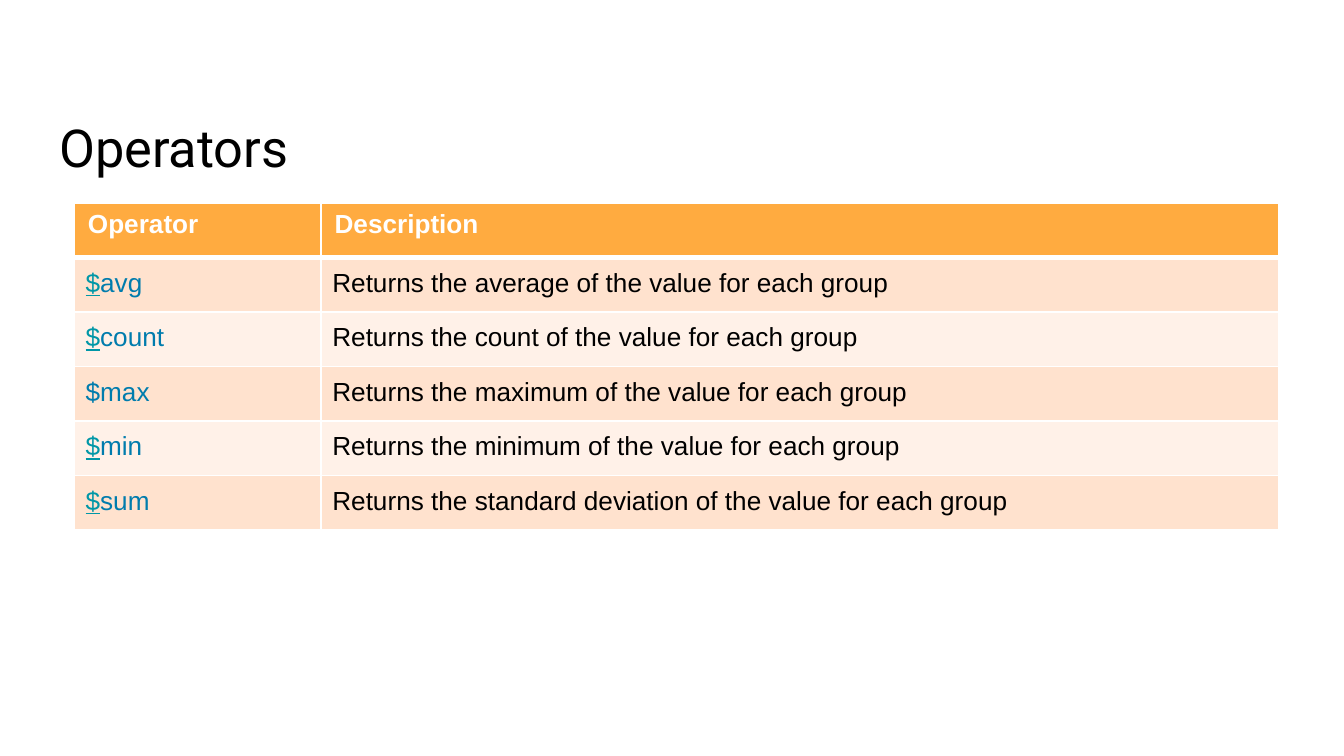
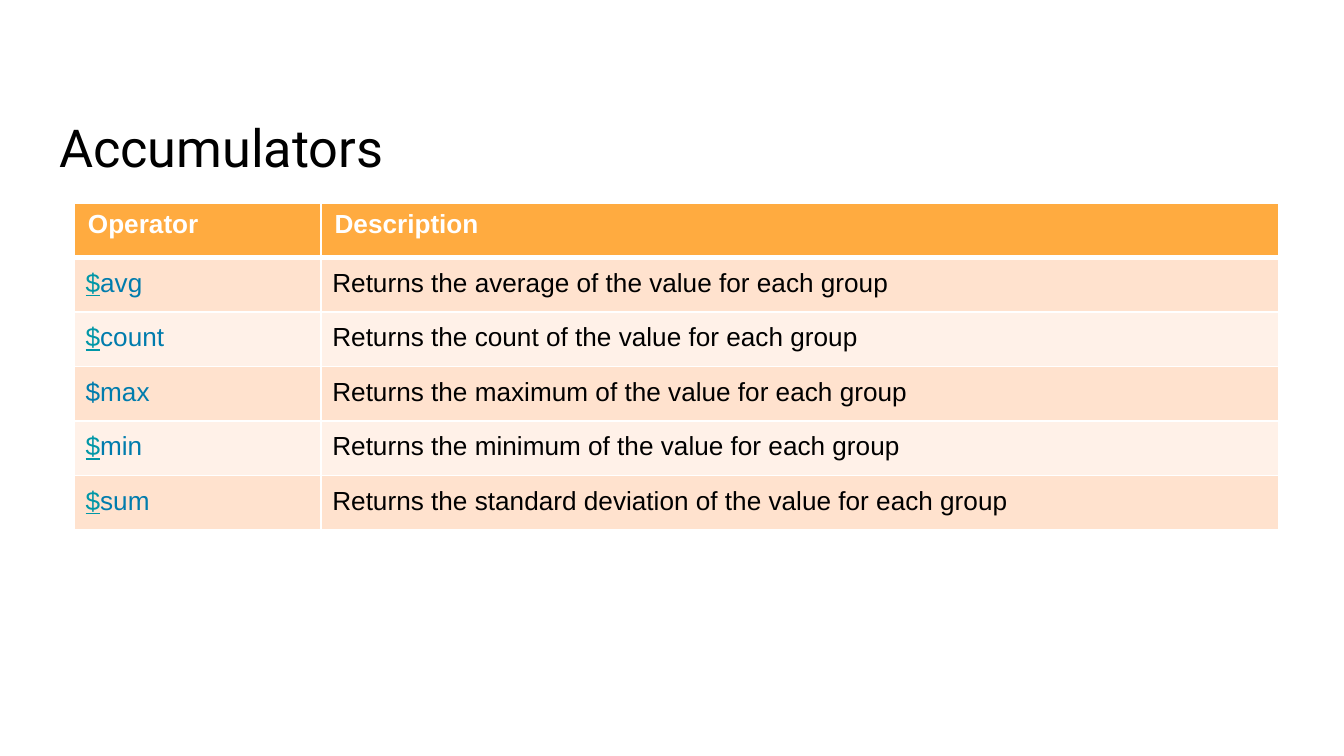
Before and after one commit to gharriso/AI-MongoDB-for-Data-analysis-and-Machine-Learning, a slide deck: slide 4 of 03c Aggregation group.pptx. Drawn at 1344x756 pixels with LibreOffice and Linux fonts; fonts in the diff are those of the drawing; background and template pictures are left out. Boxes give left, top, right and bottom in pixels: in the first picture for what was removed or moved away, otherwise in the second. Text is boxed around its words. In the diff, an @@ line names an element or a change of style, - is before the commit and + after.

```diff
--- a/03c Aggregation group.pptx
+++ b/03c Aggregation group.pptx
@@ title at box(59, 127, 383, 168): text changed @@
-Operators
+Accumulators
```
Also in this commit, not shown: 7 slides added, 5 slides removed, 10 other files.
